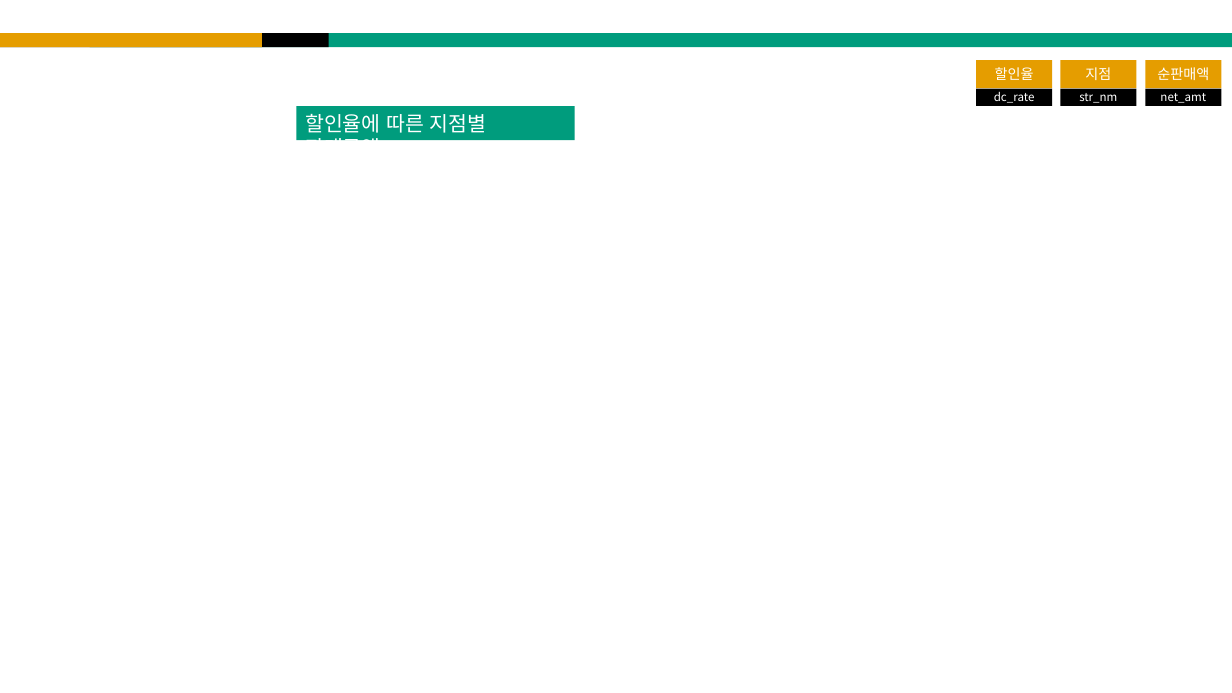
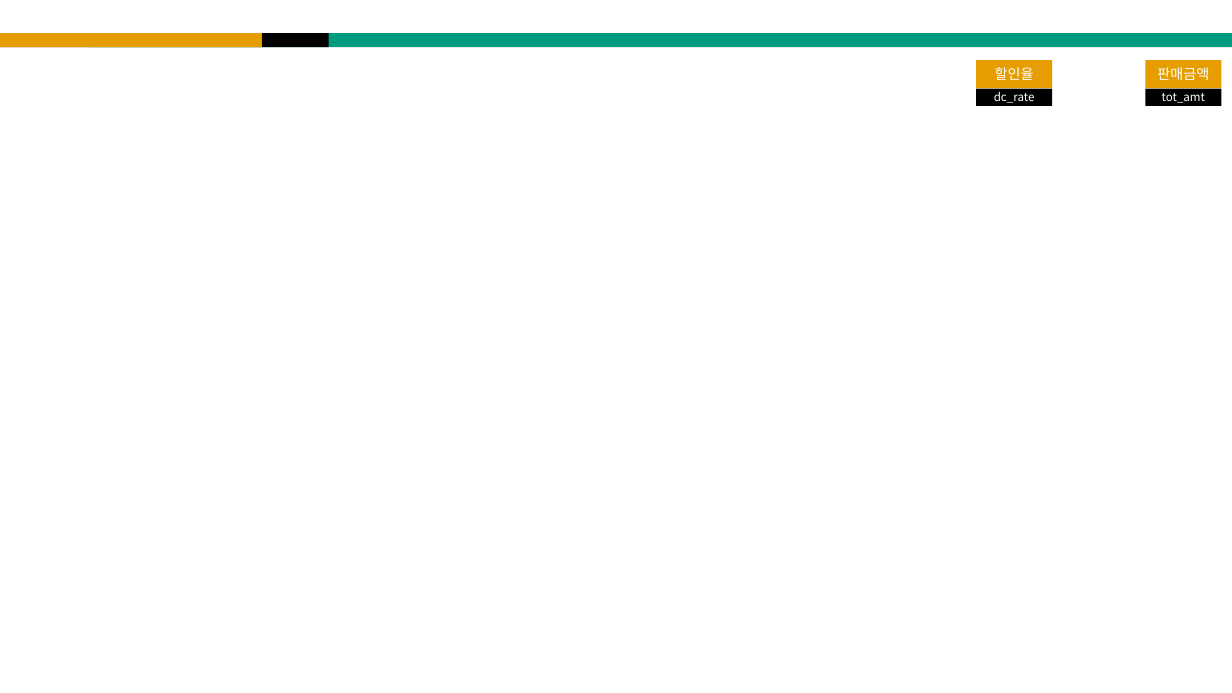
Before and after one commit to horaeng1/Asiae_AI, a slide deck: slide 44 of 1_Code/4_kim/R/BA_Project.pptx (slide 32 before the commit). Drawn at 1232x693 pixels with LibreOffice and Linux fonts; fonts in the diff are those of the drawing. Boxes give left, top, right and bottom in pixels: in the first picture for what was removed or moved away, otherwise in the second. Text is boxed around its words. In the diff, an @@ line names an element or a change of style, - is before the commit and + after.

```diff
--- a/1_Code/4_kim/R/BA_Project.pptx
+++ b/1_Code/4_kim/R/BA_Project.pptx
@@ rectangle removed at bbox=[1061, 89, 1137, 106] @@
-str_nm
@@ rectangle removed at bbox=[1061, 60, 1137, 88] @@
-지점
@@ text in rectangle at bbox=[1157, 67, 1209, 80]: text changed @@
-순판매액
+판매금액
@@ rectangle removed at bbox=[297, 106, 575, 140] @@
-할인율에 따른 지점별 판매금액
@@ text in rectangle at bbox=[1162, 93, 1205, 103]: text changed @@
-net_amt
+tot_amt
```
Also in this commit, not shown: 9 other slides changed, 11 slides added, 3 slides removed, 2 other files.
